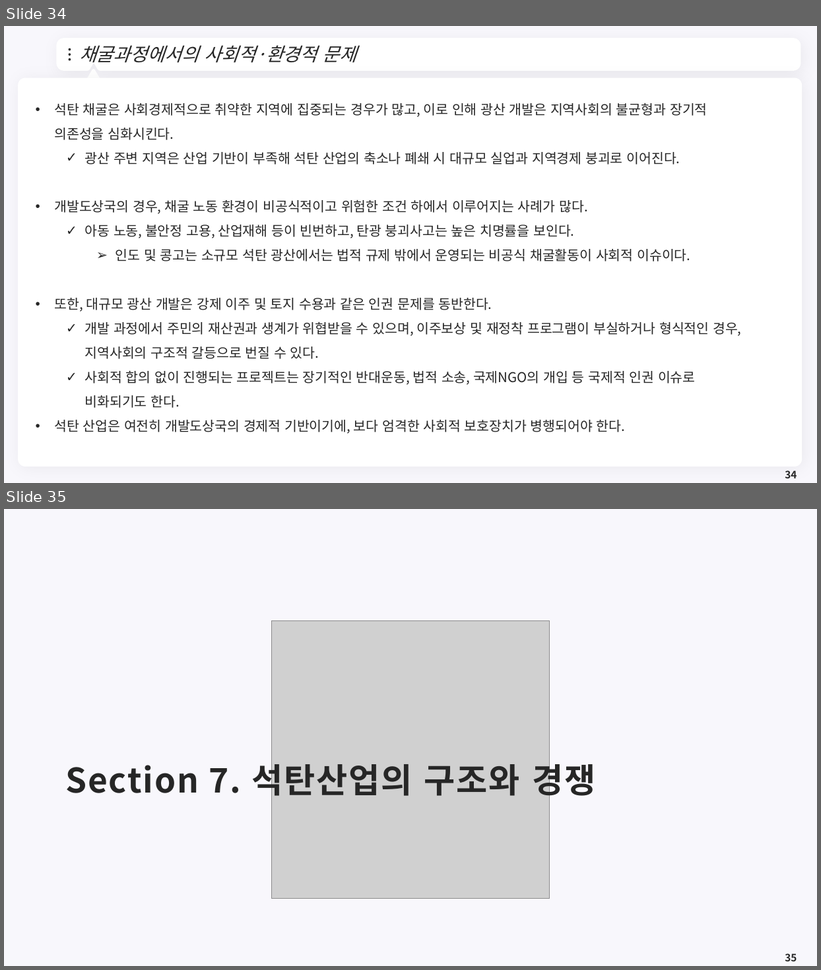
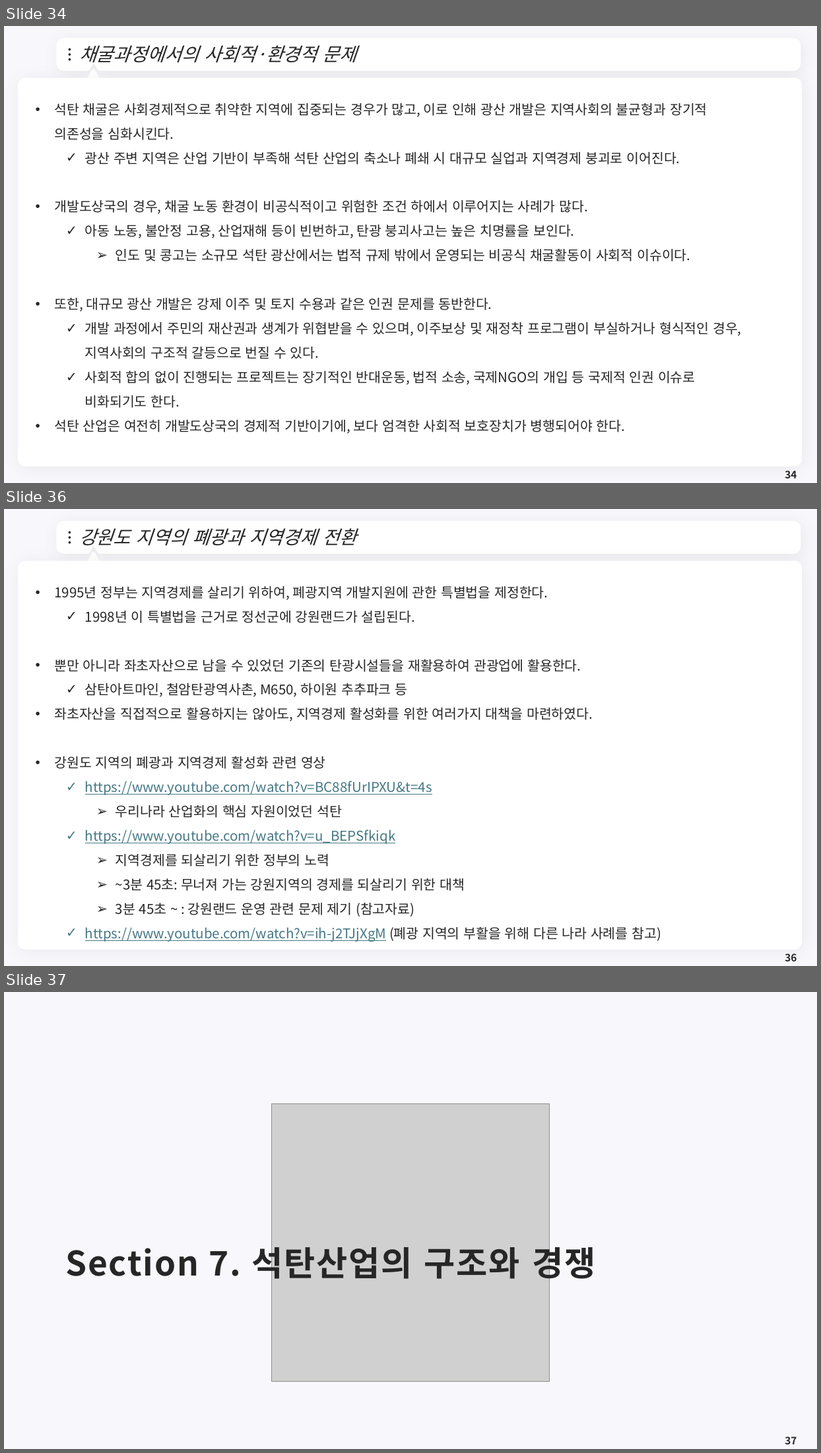
Before and after one commit to meandthey/Teaching, a slide deck: 에너지경제학/자원에너지경제학_Chapter_5 (석탄).pptx. Shown one above the other, each under a label of ours: slides 34 and 35 before the commit, slides 34, 36 and 37 after it; the slides between them are not shown. The pictures are 821x970 and 821x1453 pixels, drawn with LibreOffice and Linux fonts; fonts in the diff are those of the drawing; grey boxes stand for pictures; background and template pictures are left out. Boxes give left, top, right and bottom in pixels: in the first picture for what was removed or moved away, otherwise in the second. Text is boxed around its words. In the diff, an @@ line names an element or a change of style, - is before the commit and + after.

```diff
--- a/에너지경제학/자원에너지경제학_Chapter_5 (석탄).pptx
+++ b/에너지경제학/자원에너지경제학_Chapter_5 (석탄).pptx
@@ slide 36 added at [4,509,817,966], background #F8F7FC; not listed: 7 template elements that a slide beside it also shows @@
@@ title added at [79,528,357,546], 22 pt, text #262626, italic @@
+강원도 지역의 폐광과 지역경제 전환
@@ text added at [54,586,661,942], 16 pt, text #262626 @@
+• 1995년 정부는 지역경제를 살리기 위하여, 폐광지역 개발지원에 관한 특별법을 제정한다.
+  ✓ 1998년 이 특별법을 근거로 정선군에 강원랜드가 설립된다.
+• 뿐만 아니라 좌초자산으로 남을 수 있었던 기존의 탄광시설들을 재활용하여 관광업에 활용한다.
+  ✓ 삼탄아트마인, 철암탄광역사촌, M650, 하이원 추추파크 등
+• 좌초자산을 직접적으로 활용하지는 않아도, 지역경제 활성화를 위한 여러가지 대책을 마련하였다.
+• 강원도 지역의 폐광과 지역경제 활성화 관련 영상
+  ✓ https://www.youtube.com/watch?v=BC88fUrIPXU&t=4s
+    ➢ 우리나라 산업화의 핵심 자원이었던 석탄
+  ✓ https://www.youtube.com/watch?v=u_BEPSfkiqk
+    ➢ 지역경제를 되살리기 위한 정부의 노력
+    ➢ ~3분 45초: 무너져 가는 강원지역의 경제를 되살리기 위한 대책
+    ➢ 3분 45초 ~ : 강원랜드 운영 관련 문제 제기 (참고자료)
+  ✓ https://www.youtube.com/watch?v=ih-j2TJjXgM (폐광 지역의 부활을 위해 다른 나라 사례를 참고)
@@ page number added at [785,954,797,962], 12 pt, text #262626, bold @@
+36
@@ what was slide 35 is now slide 37 @@
@@ page number at [785,1437,797,1445]: text changed @@
-35
+37
```
Also in this commit, not shown: 5 slides changed, 2 other slides added, 1 slide removed, 4 other files.
